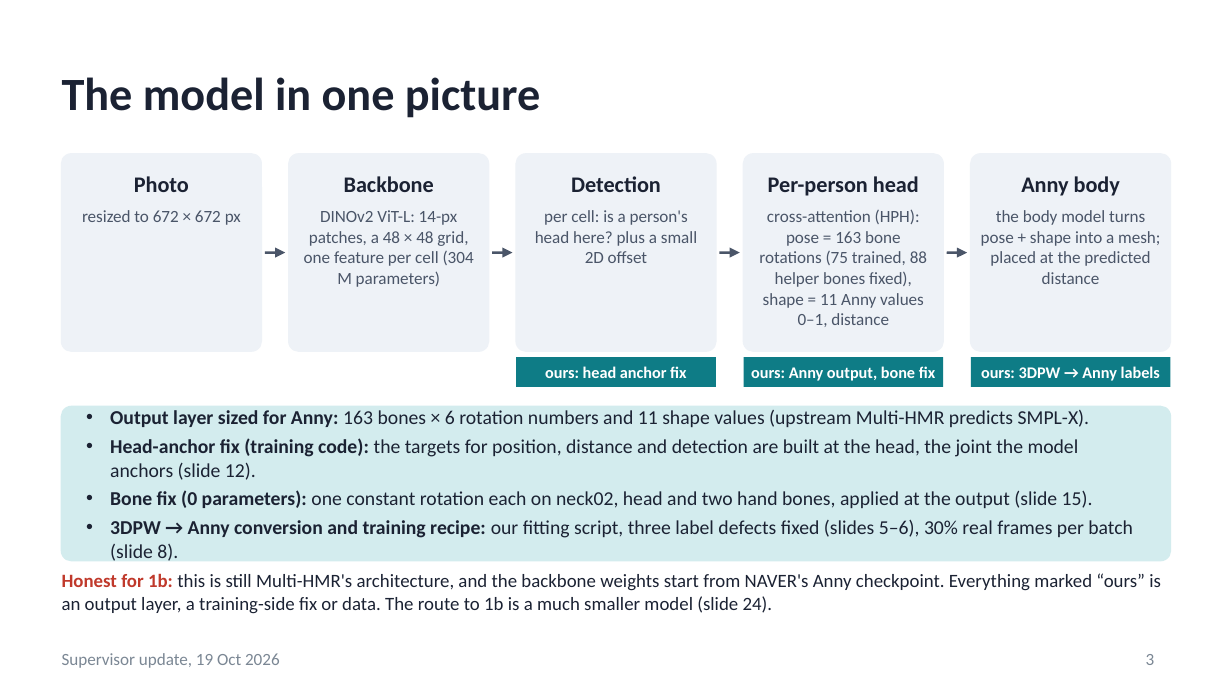
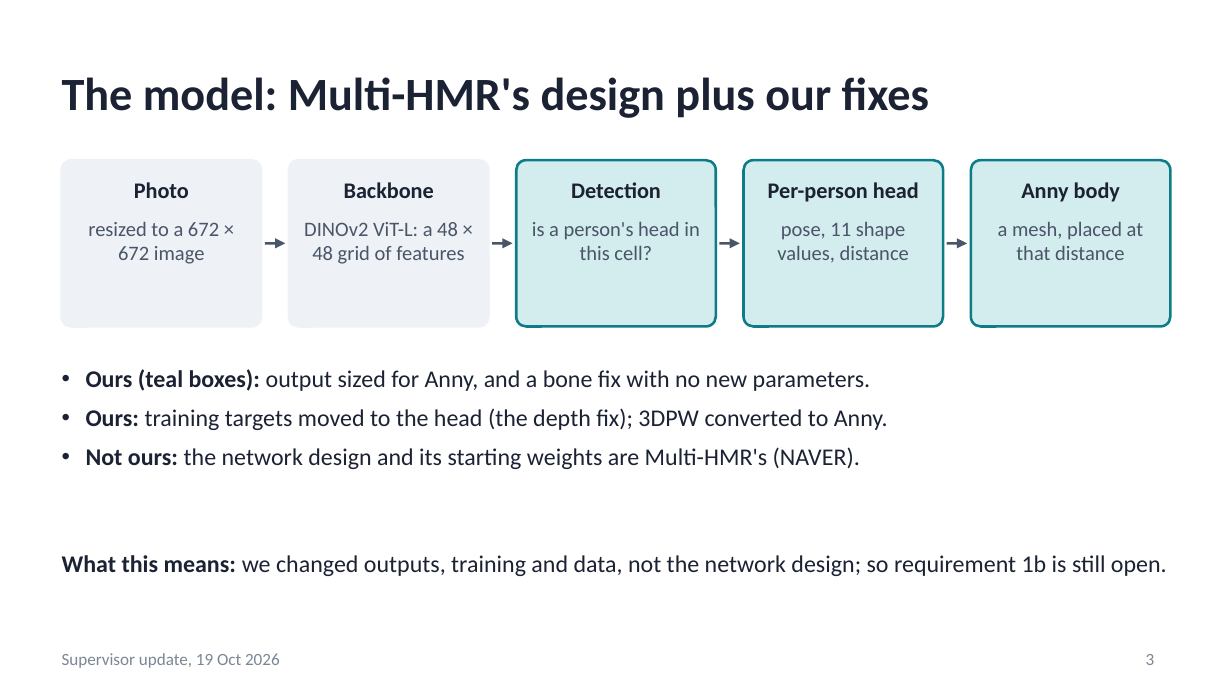
Before and after one commit to saadnajib/Multi-Person-Whole-Body-Human-Mesh-Recovery-in-a-Single-Shot-with-Annyone-dataset-and-3dpw-dataset, a slide deck: slide 3 of docs/supervisor_update_2026-10-19.pptx. Drawn at 1232x693 pixels with LibreOffice and Linux fonts; fonts in the diff are those of the drawing. Boxes give left, top, right and bottom in pixels: in the first picture for what was removed or moved away, otherwise in the second. Text is boxed around its words. In the diff, an @@ line names an element or a change of style, - is before the commit and + after.

```diff
--- a/docs/supervisor_update_2026-10-19.pptx
+++ b/docs/supervisor_update_2026-10-19.pptx
@@ title at bbox=[62, 77, 929, 118]: text changed @@
-The model in one picture
+The model: Multi-HMR's design plus our fixes
@@ rounded rectangle: place and size @@
-rounded rectangle at bbox=[62, 154, 261, 351]
+rounded rectangle at bbox=[62, 160, 261, 326]
@@ rounded rectangle at bbox=[62, 160, 261, 326]: outline #EEF2F7 1 pt to #EEF2F7 1.5 pt; proportions changed @@
@@ text "Photo": place and size @@
-text "Photo" at bbox=[134, 176, 189, 192]
+text "Photo" at bbox=[134, 182, 189, 198]
@@ rounded rectangle at bbox=[290, 160, 489, 326]: outline #EEF2F7 1 pt to #EEF2F7 1.5 pt; proportions changed @@
@@ rounded rectangle: place and size @@
-rounded rectangle at bbox=[290, 154, 489, 351]
+rounded rectangle at bbox=[290, 160, 489, 326]
@@ text "Backbone": place and size @@
-text "Backbone" at bbox=[344, 176, 434, 192]
+text "Backbone" at bbox=[344, 182, 434, 198]
@@ rounded rectangle: place and size @@
-rounded rectangle at bbox=[516, 154, 716, 351]
+rounded rectangle at bbox=[516, 160, 716, 326]
@@ text "Detection": place and size @@
-text "Detection" at bbox=[571, 176, 661, 192]
+text "Detection" at bbox=[571, 182, 661, 198]
@@ fill #EEF2F7 to #D3ECEE; outline #EEF2F7 1 pt to #0E7C86 1.5 pt; proportions changed in 3 elements at bbox=[971, 160, 1170, 326], bbox=[516, 160, 716, 326], bbox=[744, 160, 944, 326] @@
@@ rounded rectangle: place and size @@
-rounded rectangle at bbox=[744, 154, 944, 351]
+rounded rectangle at bbox=[744, 160, 944, 326]
@@ text "Per-person head": place and size @@
-text "Per-person head" at bbox=[768, 176, 919, 196]
+text "Per-person head" at bbox=[768, 182, 919, 202]
@@ rounded rectangle: place and size @@
-rounded rectangle at bbox=[971, 154, 1170, 351]
+rounded rectangle at bbox=[971, 160, 1170, 326]
@@ text "Anny body": place and size @@
-text "Anny body" at bbox=[1021, 176, 1120, 196]
+text "Anny body" at bbox=[1021, 182, 1120, 202]
@@ text at bbox=[88, 221, 219, 264]: text changed; size 10 to 12 pt @@
-resized to 672 × 672 px
+resized to a 672 × 672 image
@@ text at bbox=[304, 222, 464, 264]: text changed; size 10 to 12 pt @@
-DINOv2 ViT-L: 14-px patches, a 48 × 48 grid, one feature per cell (304 M parameters)
+DINOv2 ViT-L: a 48 × 48 grid of features
@@ text at bbox=[532, 222, 699, 260]: text changed; size 10 to 12 pt @@
-per cell: is a person's head here? plus a small 2D offset
+is a person's head in this cell?
@@ text at bbox=[777, 222, 909, 263]: text changed; size 10 to 12 pt @@
-cross-attention (HPH): pose = 163 bone rotations (75 trained, 88 helper bones fixed), shape = 11 Anny values 0–1, distance
+pose, 11 shape values, distance
@@ text at bbox=[998, 222, 1143, 260]: text changed; size 10 to 12 pt @@
-the body model turns pose + shape into a mesh; placed at the predicted distance
+a mesh, placed at that distance
@@ 4 arrows: place and size @@
-4 arrows at bbox=[265, 253, 967, 253]
+4 arrows at bbox=[265, 244, 967, 244]
@@ rectangle removed at bbox=[516, 357, 716, 387] @@
-ours: head anchor fix
@@ rectangle removed at bbox=[744, 357, 944, 387] @@
-ours: Anny output, bone fix
@@ rectangle removed at bbox=[971, 357, 1170, 387] @@
-ours: 3DPW → Anny labels
@@ text added at bbox=[86, 369, 888, 469], 14 pt, text #1B2233 @@
+• Ours (teal boxes): output sized for Anny, and a bone fix with no new parameters.
+• Ours: training targets moved to the head (the depth fix); 3DPW converted to Anny.
+• Not ours: the network design and its starting weights are Multi-HMR's (NAVER).
@@ rounded rectangle removed at bbox=[62, 407, 1170, 561] @@
@@ text removed at bbox=[110, 410, 1133, 563] @@
-• Output layer sized for Anny: 163 bones × 6 rotation numbers and 11 shape values (upstream Multi-HMR predicts SMPL-X).
-• Head-anchor fix (training code): the targets for position, distance and detection are built at the head, the joint the model anchors (slide 12).
-• Bone fix (0 parameters): one constant rotation each on neck02, head and two hand bones, applied at the output (slide 15).
-• 3DPW → Anny conversion and training recipe: our fitting script, three label defects fixed (slides 5–6), 30% real frames per batch (slide 8).
@@ text added at bbox=[62, 555, 1167, 576], 14 pt, text #1B2233 @@
+What this means: we changed outputs, training and data, not the network design; so requirement 1b is still open.
@@ text removed at bbox=[62, 573, 1161, 614] @@
-Honest for 1b: this is still Multi-HMR's architecture, and the backbone weights start from NAVER's Anny checkpoint. Everything marked “ours” is an output layer, a training-side fix or data. The route to 1b is a much smaller model (slide 24).
```
Also in this commit, not shown: 28 other slides changed, 3 slides added, 3 slides removed, 4 other files.
